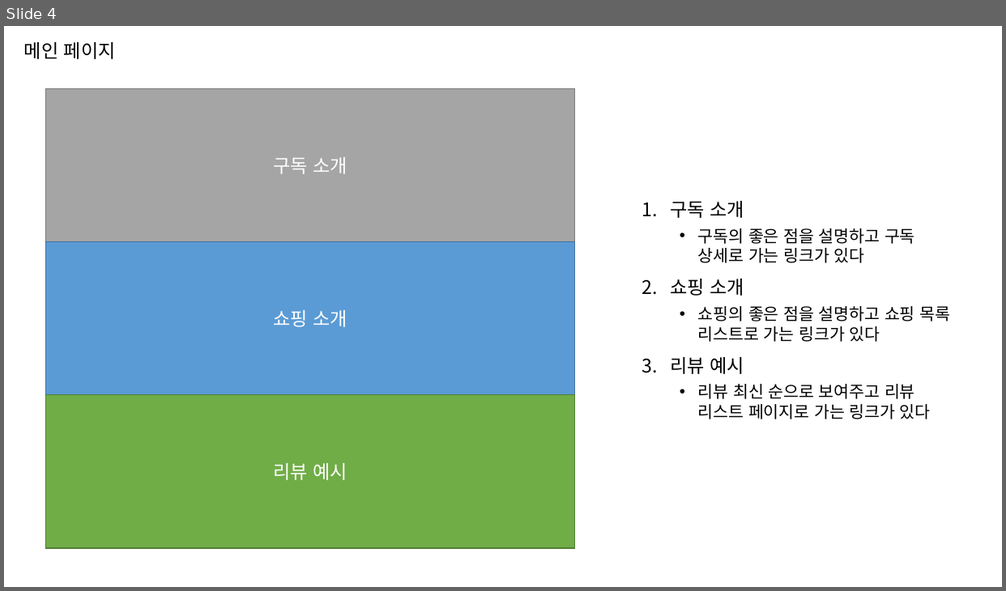
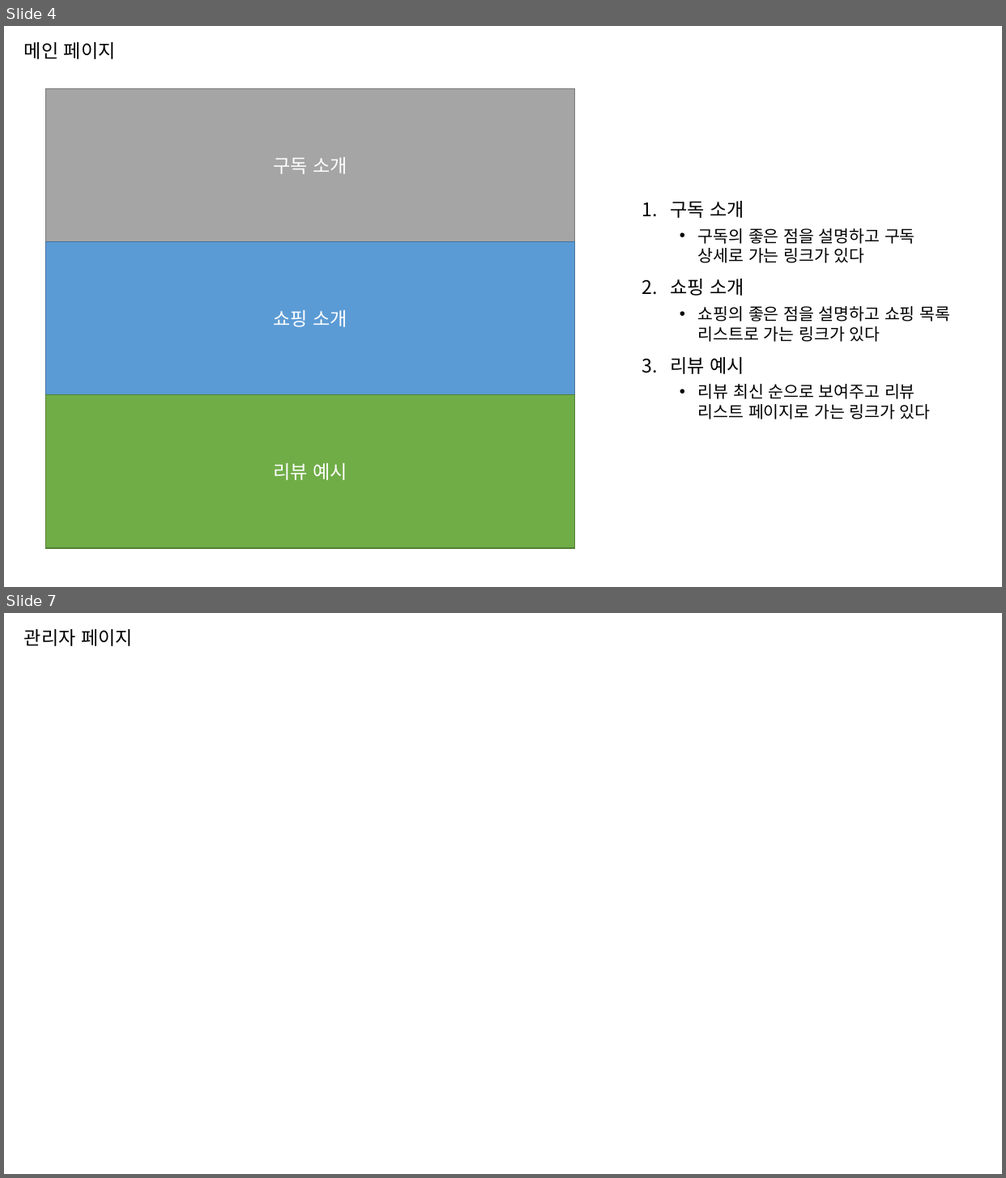
Before and after one commit to jihunz/HiSnack, a slide deck: document/ppt/Hi Snack! 페이지 별 구성 요소.pptx. Shown one above the other, each under a label of ours: slide 4 before the commit, slides 4 and 7 after it; the slides between them are not shown. The pictures are 1006x591 and 1006x1178 pixels, drawn with LibreOffice and Linux fonts; fonts in the diff are those of the drawing. Boxes give left, top, right and bottom in pixels: in the first picture for what was removed or moved away, otherwise in the second. Text is boxed around its words. In the diff, an @@ line names an element or a change of style, - is before the commit and + after.

Commit message:
docs: 페이지별 구성 요소.ppt 수정

```diff
--- a/document/ppt/Hi Snack! 페이지 별 구성 요소.pptx
+++ b/document/ppt/Hi Snack! 페이지 별 구성 요소.pptx
@@ slide 7 added at [4, 613, 1002, 1174], background #FFFFFF @@
@@ title added at [24, 629, 133, 646], 18 pt, text #000000 @@
+관리자 페이지
```
Also in this commit, not shown: 1 slide changed, 1 other slide added.
